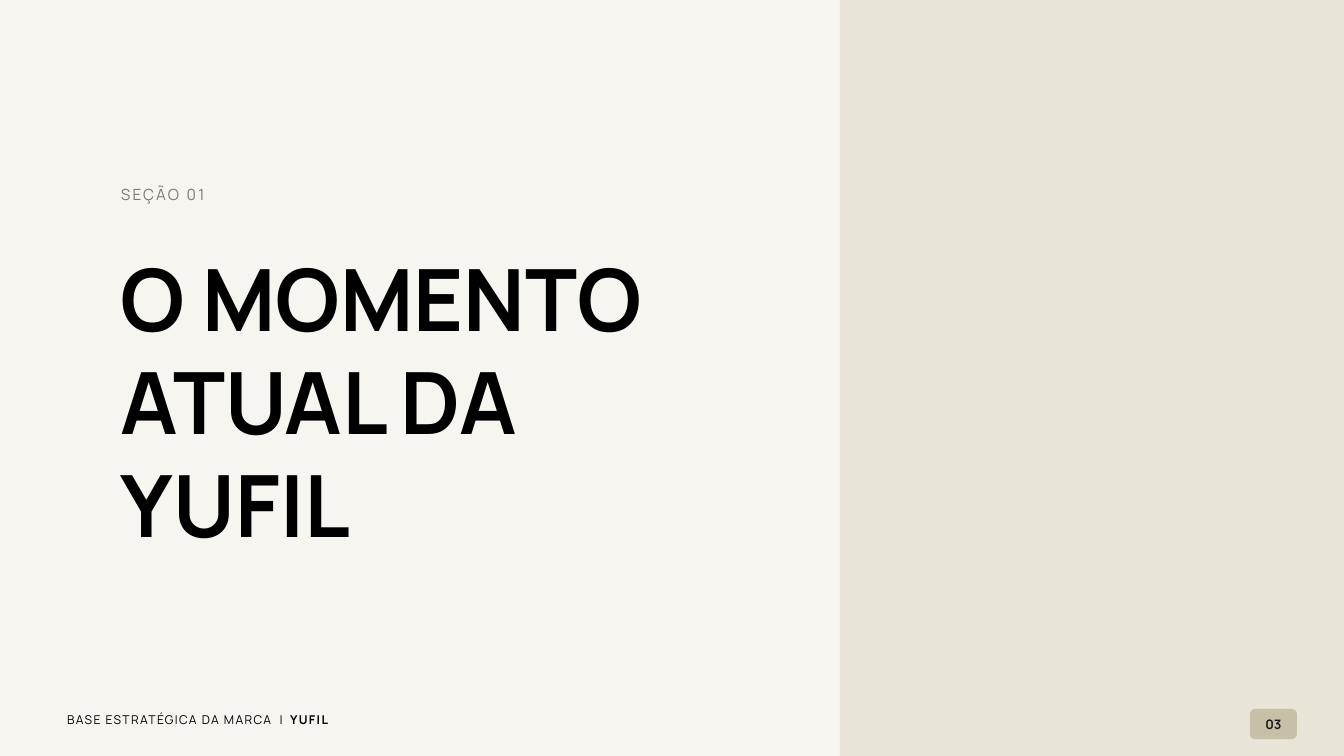
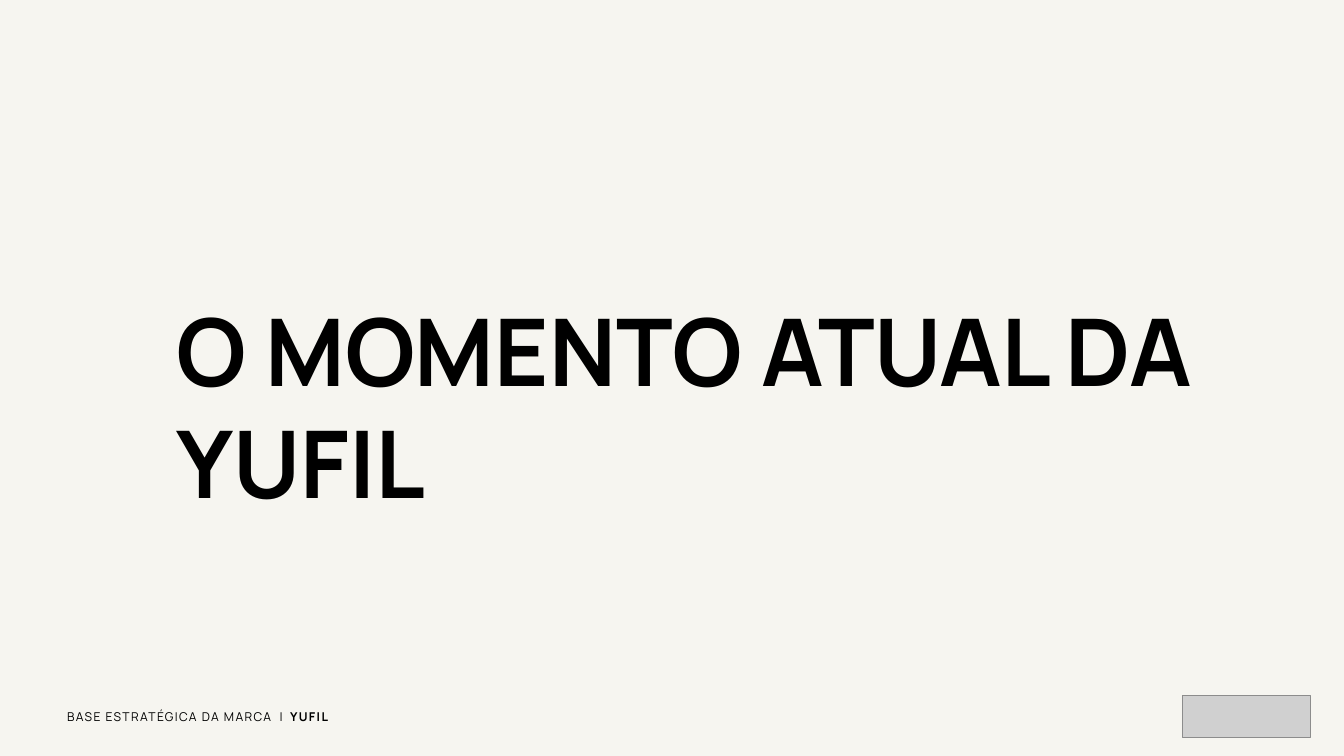
Before and after one commit to kellyalbertkabrand/apresentacoes, a slide deck: slide 3 of MODELO-BASE-ESTRATEGICA.pptx. Drawn at 1344x756 pixels with LibreOffice and Linux fonts; fonts in the diff are those of the drawing; grey boxes stand for pictures; background and template pictures are left out. Boxes give left, top, right and bottom in pixels: in the first picture for what was removed or moved away, otherwise in the second. Text is boxed around its words. In the diff, an @@ line names an element or a change of style, - is before the commit and + after.

```diff
--- a/MODELO-BASE-ESTRATEGICA.pptx
+++ b/MODELO-BASE-ESTRATEGICA.pptx
@@ rectangle removed at (840, 0, 1344, 756) @@
@@ text removed at (121, 186, 205, 204) @@
-SEÇÃO 01
@@ text at (177, 317, 1192, 500): text changed; size 92 to 100 pt @@
-O MOMENTO
-ATUAL DA
-YUFIL
+O MOMENTO ATUAL DA YUFIL
@@ picture added at (1183, 696, 1310, 737) @@
@@ rounded rectangle removed at (1250, 709, 1297, 739) @@
-03
```
Also in this commit, not shown: 9 other slides changed, 3 other files.
